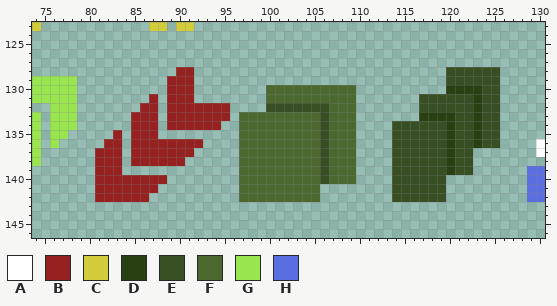
Pixel-art file, stored at assets/image/atlas.aseprite. That is the earlier state.
512x512 pixels, 1 frame. Colours within 5 levels of each other are drawn and written as one. Shown: x 74..130, y 123..146.
Visible layers, top first: "shadow" opacity 41%, "Flattened".
Palette (. is transparent): A #ffffff  B #962121  C #d2cb3a  D #284012  E #384f23  F #4b692f  G #99e550  H #5b6ee1
Pixels before, first column x 74:
123 C............CC.CC.......................................
124 .........................................................
125 .........................................................
126 .........................................................
127 .........................................................
128 ................BB............................EEEEEE.....
129 GGGGG..........BBB............................EEEEEE.....
130 GGGGG..........BBB........FFFFFFFFFF..........DDDDEE.....
131 GGGGG........B.BBB........FFFFFFFFFF.......EEEEEEDEE.....
132 ..GGG.......BB.BBBBBBB....EEEEEEEFFF.......EEEEEEDEE.....
133 G.GGG......BBB.BBBBBBB.FFFFFFFFFEFFF.......DDDDEEDEE.....
134 G.GGG......BBB.BBBBBB..FFFFFFFFFEFFF....EEEEEEDEEDEE.....
135 G.GG.....B.BBB.........FFFFFFFFFEFFF....EEEEEEDEEDEE.....
136 G.G.....BB.BBBBBBBB....FFFFFFFFFEFFF....EEEEEEDEEDEE....A
137 G......BBB.BBBBBBB.....FFFFFFFFFEFFF....EEEEEEDEE.......A
138 G......BBB.BBBBBB......FFFFFFFFFEFFF....EEEEEEDEE........
139 .......BBB.............FFFFFFFFFEFFF....EEEEEEDEE......HH
140 .......BBBBBBBB........FFFFFFFFFEFFF....EEEEEE.........HH
141 .......BBBBBBB.........FFFFFFFFF........EEEEEE.........HH
142 .......BBBBBB..........FFFFFFFFF........EEEEEE.........HH
And afterwards:
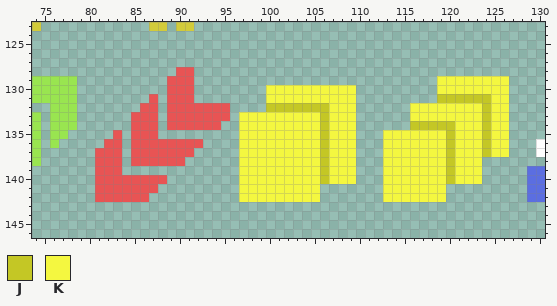
Colours new in this view: J #c4c725  K #f4f740
From old to new:
colour B: #962121 -> #e85454
Layer "Flattened":
y 128: x 120..125 EEEEEE -> ......
y 129: x 119..126 .EEEEEE. -> KKKKKKKK
y 130: x 100..109 FFFFFFFFFF -> KKKKKKKKKK; x 119..126 .DDDDEE. -> KKKKKKKK
y 131: x 100..109 FFFFFFFFFF -> KKKKKKKKKK; x 117..126 EEEEEEDEE. -> ..JJJJJJKK
y 132: x 100..109 EEEEEEEFFF -> JJJJJJJKKK; x 116..126 .EEEEEEDEE. -> KKKKKKKKJKK
y 133: x 97..109 FFFFFFFFFEFFF -> KKKKKKKKKJKKK; x 116..126 .DDDDEEDEE. -> KKKKKKKKJKK
y 134: x 97..109 FFFFFFFFFEFFF -> KKKKKKKKKJKKK; x 114..126 EEEEEEDEEDEE. -> ..JJJJJKKKJKK
y 135..136: x 97..109 FFFFFFFFFEFFF -> KKKKKKKKKJKKK; x 113..126 .EEEEEEDEEDEE. -> KKKKKKKJKKKJKK
y 137: x 97..109 FFFFFFFFFEFFF -> KKKKKKKKKJKKK; x 113..126 .EEEEEEDEE.... -> KKKKKKKJKKKJKK
y 138..139: x 97..109 FFFFFFFFFEFFF -> KKKKKKKKKJKKK; x 113..123 .EEEEEEDEE. -> KKKKKKKJKKK
y 140: x 97..109 FFFFFFFFFEFFF -> KKKKKKKKKJKKK; x 113..123 .EEEEEE.... -> KKKKKKKJKKK
y 141..142: x 97..105 FFFFFFFFF -> KKKKKKKKK; x 113..119 .EEEEEE -> KKKKKKK
Where, in picture pixels (left, top, right, bottom), the same in both pictures:
changed: (95, 67, 356, 202)
changed: (383, 67, 509, 202)
